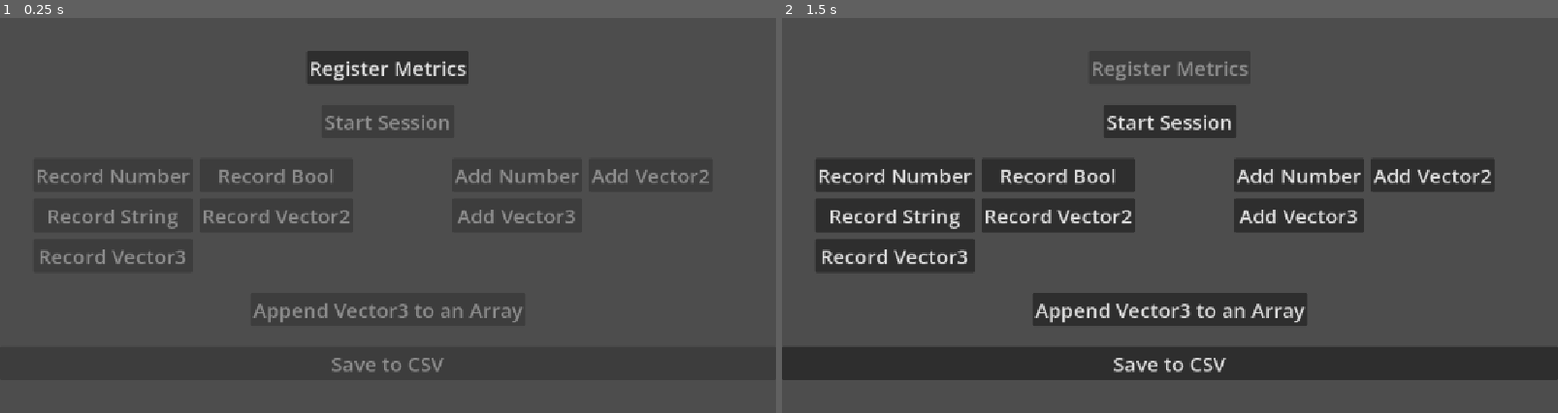
Above: before the commit, frames 1-2 (left to right).
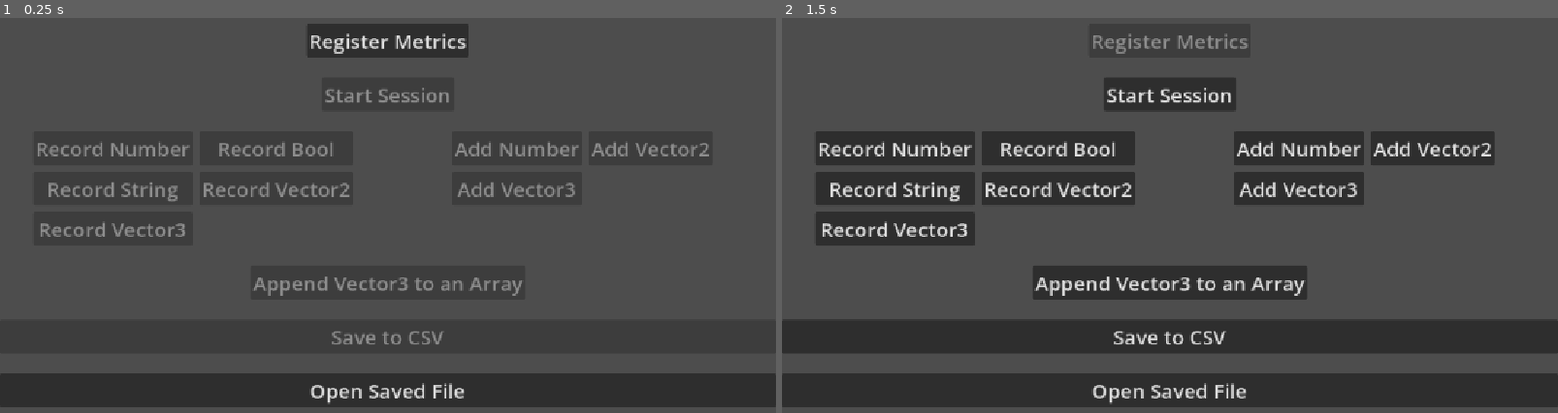
Above: after the commit, the same moments.

Repository: iabadie/godot-local-metrics
Game: Godot game, scene res://example.tscn
Two runs of this game, one before a commit and one after it. Both use one fixed random seed, a clock stepped at 60 frames per second and the inputs below.
Inputs (mouse positions are in pixels of both pictures, inside the frame that each line leads up to):
- Up to frame 1 (0.25 s): no input
- Up to frame 2 (1.5 s): click (1170, 389) at 0.5 s, where only the run after the commit has a clickable "Open Saved File"; click "Register Metrics" at 1.25 s

The runs differ from the first frame. In frame 1, 14% of the frame differs, in the area x 0-100%, y 1-99%; in frame 2, 36%, in the area x 0-100%, y 3-99%.

Commit message:
added open csv button

Diff:
--- a/example.gd
+++ b/example.gd
@@ -52,9 +52,11 @@
 func _on_save_to_csv_button_pressed() -> void:
 	Metrics.export_to_csv()
 
-
-
-
+func _on_open_save_folder_pressed() -> void:
+	var ruta_absoluta = ProjectSettings.globalize_path(Metrics.CSV_PATH)
+	var resultado = OS.shell_open(ruta_absoluta)
+	if resultado != OK:
+		print("no se pudo abrir el archivo")
 
 
 func desactivar_botones():
--- a/example.tscn
+++ b/example.tscn
@@ -108,6 +108,11 @@
 theme_override_font_sizes/font_size = 30
 text = "Save to CSV"
 
+[node name="OpenSaveFile" type="Button" parent="CanvasLayer/Control/VBoxContainer" unique_id=578860086]
+layout_mode = 2
+theme_override_font_sizes/font_size = 30
+text = "Open Saved File"
+
 [connection signal="pressed" from="CanvasLayer/Control/VBoxContainer/RegisterButton" to="." method="_on_register_button_pressed"]
 [connection signal="pressed" from="CanvasLayer/Control/VBoxContainer/StartSessionButton" to="." method="_on_start_session_button_pressed"]
 [connection signal="pressed" from="CanvasLayer/Control/VBoxContainer/HBoxContainer/SetGrid/RecordMetricButton" to="." method="_on_record_metric_button_pressed"]
@@ -120,3 +125,4 @@
 [connection signal="pressed" from="CanvasLayer/Control/VBoxContainer/HBoxContainer/Add/Add Vector3" to="." method="_on_add_vector_3_pressed"]
 [connection signal="pressed" from="CanvasLayer/Control/VBoxContainer/AppendArrayVectorButton" to="." method="_on_append_array_vector_button_pressed"]
 [connection signal="pressed" from="CanvasLayer/Control/VBoxContainer/SaveToCSVButton" to="." method="_on_save_to_csv_button_pressed"]
+[connection signal="pressed" from="CanvasLayer/Control/VBoxContainer/OpenSaveFile" to="." method="_on_open_save_folder_pressed"]
